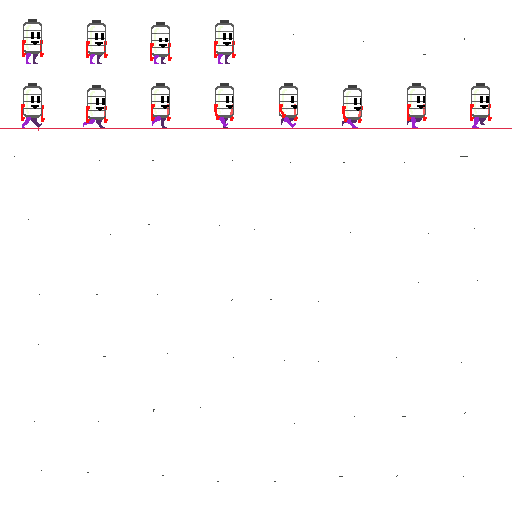
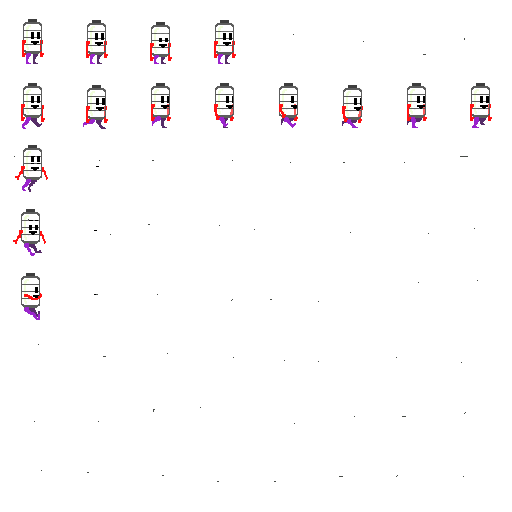
Layered file, before and after one edit (512×512). Changes by layer:
hid "Calque 4" over [0, 127, 512, 131]
added group "Climb" (1st of 2) with 2 layers above "Fall" over [21, 273, 96, 320]
added layer "bras" in group "Climb" over [25, 294, 42, 300]
added layer "Climb" (2nd of 2, in "Climb") in group "Climb" over [21, 273, 96, 320]
added group "Fall" with 1 layers above "Jump" over [13, 209, 97, 256]
added layer "Fall 1" in group "Fall" over [13, 209, 97, 256]
added group "Jump" with 1 layers above "run8" over [15, 145, 99, 192]
added layer "Jump1" in group "Jump" over [15, 145, 99, 192]
